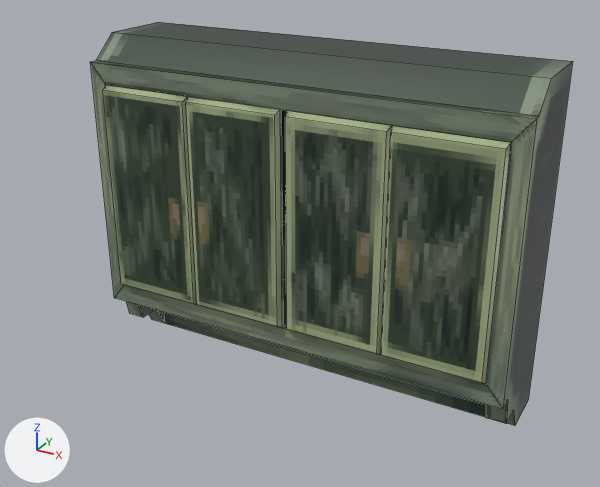
Renders of the Blender file HorrorGamePrototype/Assets/Models/cabinet.blend from each side of a commit.
Rendered twice from a 50 mm lens placed at (0.735, -1.502, 0.991), pointed at (0.022, -0.205, 0.343). Every picture has the same lights, and +X, +Y and +Z are marked at lower left. Mesh edges are drawn as thin lines.

Objects in the first picture: 'cabinet', 'cabinetDoorLeftLeft', 'cabinetDoorLeftRight', 'cabinetDoorRightLeft', 'cabinetDoorRightRight'.
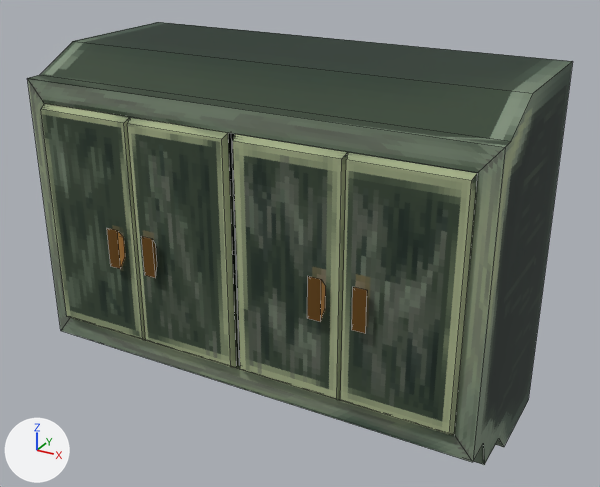
Changed parts and their boxes [x1, y1, x2, y2] in the pictures (600 x 487 px):
'cabinet', surface changed, rescaled (13% wider, 10% taller): before [90, 22, 573, 426]; after [27, 22, 573, 465]
'cabinetDoorRightRight', surface changed, reshaped, moved (9% taller): before [381, 125, 511, 384]; after [341, 152, 478, 435]
'cabinetDoorRightLeft', surface changed, reshaped, moved (7% wider, 9% taller): before [285, 110, 392, 355]; after [233, 134, 348, 400]
'cabinetDoorLeftRight', surface changed, reshaped, moved (14% wider, 8% taller): before [186, 96, 282, 328]; after [127, 117, 237, 368]
'cabinetDoorLeftLeft', surface changed, reshaped, moved (12% wider, 8% taller): before [103, 85, 197, 305]; after [41, 103, 146, 340]
part 1 of me_cube, added (brown): after [142, 236, 157, 278]
part 2 of me_cube_003, added (brown): after [107, 228, 125, 269]
part 3 of me_cube_004, added (brown): after [352, 287, 367, 334]
part 4 of me_cube_005, added (brown): after [307, 276, 326, 322]

What changed in the scene script:
```text
Change mat_cabinetmaterial:
    mat_cabinetmaterial.roughness: 0.4 -> 0.822
Change me_cube:
    verts and faces of me_cube; kept vertices keep their numbers, new ones are numbered from 8
    remove me_cube.from_pydata(...)  # 8 vertices, 6 faces; spans x -0.204..0.0, y -0.014..0.0, z -0.225..0.225
    add me_cube.from_pydata(...)  # 16 vertices, 11 faces; spans x -0.204..0.0, y -0.03..0.0, z -0.225..0.225
    me_cube part 1
    add verts[8] = (-0.151, -0.03, -0.063)  # pixel (155, 278)
    add verts[9] = (-0.151, -0.03, 0.015)  # pixel (152, 238)
    add verts[10] = (-0.158, -0.014, -0.044)  # pixel (157, 264)
    add verts[11] = (-0.158, -0.014, -0.004)  # pixel (155, 244)
    add verts[12] = (-0.176, -0.03, -0.063)  # pixel (144, 275)
    add verts[13] = (-0.176, -0.03, 0.015)  # pixel (141, 236)
    add verts[14] = (-0.176, -0.014, -0.044)
    add verts[15] = (-0.176, -0.014, -0.004)
    add faces += [(8, 10, 11, 9), (12, 13, 15, 14), (8, 9, 13, 12), (8, 12, 14, 10), (9, 11, 15, 13)]  # mat_cabinetmat1 (brown #9e723c)
    add me_cube.materials.append(mat_cabinetmat1)  # brown #9e723c
Change me_cube_003:
    verts and faces of me_cube_003; kept vertices keep their numbers, new ones are numbered from 8
    remove me_cube_003.from_pydata(...)  # 8 vertices, 6 faces; spans x 0.0..0.204, y -0.014..0.0, z -0.225..0.225
    add me_cube_003.from_pydata(...)  # 16 vertices, 11 faces; spans x 0.0..0.204, y -0.03..0.0, z -0.225..0.225
    me_cube_003 part 2
    add verts[8] = (0.151, -0.03, -0.063)  # pixel (110, 266)
    add verts[9] = (0.151, -0.03, 0.015)  # pixel (106, 227)
    add verts[10] = (0.158, -0.014, -0.044)
    add verts[11] = (0.158, -0.014, -0.004)
    add verts[12] = (0.176, -0.03, -0.063)  # pixel (120, 268)
    add verts[13] = (0.176, -0.03, 0.015)  # pixel (117, 230)
    add verts[14] = (0.176, -0.014, -0.044)  # pixel (125, 256)
    add verts[15] = (0.176, -0.014, -0.004)  # pixel (123, 237)
    add faces += [(8, 9, 11, 10), (12, 14, 15, 13), (8, 12, 13, 9), (8, 10, 14, 12), (9, 13, 15, 11)]  # mat_cabinetmat1 (brown #9e723c)
    add me_cube_003.materials.append(mat_cabinetmat1)  # brown #9e723c
Change me_cube_004:
    verts and faces of me_cube_004; kept vertices keep their numbers, new ones are numbered from 8
    remove me_cube_004.from_pydata(...)  # 8 vertices, 6 faces; spans x -0.204..0.0, y -0.014..0.0, z -0.225..0.225
    add me_cube_004.from_pydata(...)  # 16 vertices, 11 faces; spans x -0.204..0.0, y -0.03..0.0, z -0.225..0.225
    me_cube_004 part 3
    add verts[8] = (-0.151, -0.03, -0.063)  # pixel (365, 333)
    add verts[9] = (-0.151, -0.03, 0.015)  # pixel (367, 290)
    add verts[10] = (-0.158, -0.014, -0.044)  # pixel (366, 317)
    add verts[11] = (-0.158, -0.014, -0.004)  # pixel (366, 296)
    add verts[12] = (-0.176, -0.03, -0.063)  # pixel (351, 330)
    add verts[13] = (-0.176, -0.03, 0.015)  # pixel (352, 286)
    add verts[14] = (-0.176, -0.014, -0.044)
    add verts[15] = (-0.176, -0.014, -0.004)
    add faces += [(8, 10, 11, 9), (12, 13, 15, 14), (8, 9, 13, 12), (8, 12, 14, 10), (9, 11, 15, 13)]  # mat_cabinetmat1 (brown #9e723c)
    add me_cube_004.materials.append(mat_cabinetmat1)  # brown #9e723c
Change me_cube_005:
    verts and faces of me_cube_005; kept vertices keep their numbers, new ones are numbered from 8
    remove me_cube_005.from_pydata(...)  # 8 vertices, 6 faces; spans x 0.0..0.204, y -0.014..0.0, z -0.225..0.225
    add me_cube_005.from_pydata(...)  # 16 vertices, 11 faces; spans x 0.0..0.204, y -0.03..0.0, z -0.225..0.225
    me_cube_005 part 4
    add verts[8] = (0.151, -0.03, -0.063)  # pixel (307, 318)
    add verts[9] = (0.151, -0.03, 0.015)  # pixel (307, 275)
    add verts[10] = (0.158, -0.014, -0.044)
    add verts[11] = (0.158, -0.014, -0.004)
    add verts[12] = (0.176, -0.03, -0.063)  # pixel (320, 321)
    add verts[13] = (0.176, -0.03, 0.015)  # pixel (321, 279)
    add verts[14] = (0.176, -0.014, -0.044)  # pixel (325, 307)
    add verts[15] = (0.176, -0.014, -0.004)  # pixel (325, 286)
    add faces += [(8, 9, 11, 10), (12, 14, 15, 13), (8, 12, 13, 9), (8, 10, 14, 12), (9, 13, 15, 11)]  # mat_cabinetmat1 (brown #9e723c)
    add me_cube_005.materials.append(mat_cabinetmat1)  # brown #9e723c
Change ob_cabinet:
    ob_cabinet.scale: (1.0, 1.0, 1.0) -> (1.0, 1.75, 1.0)
Change ob_cabinetdoorleftright:
    ob_cabinetdoorleftright.location: (-0.007, -0.227, 0.384) -> (-0.007, -0.397, 0.384)
Change ob_cabinetdoorleftleft:
    ob_cabinetdoorleftleft.location: (-0.415, -0.227, 0.384) -> (-0.415, -0.397, 0.384)
Change ob_cabinetdoorrightright:
    ob_cabinetdoorrightright.location: (0.415, -0.227, 0.384) -> (0.415, -0.397, 0.384)
Change ob_cabinetdoorrightleft:
    ob_cabinetdoorrightleft.location: (0.007, -0.227, 0.384) -> (0.007, -0.397, 0.384)
```
